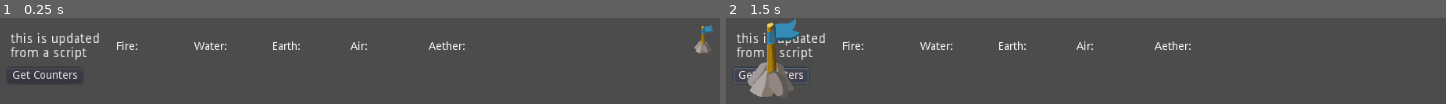
Above: before the commit, frames 1-2 (left to right).
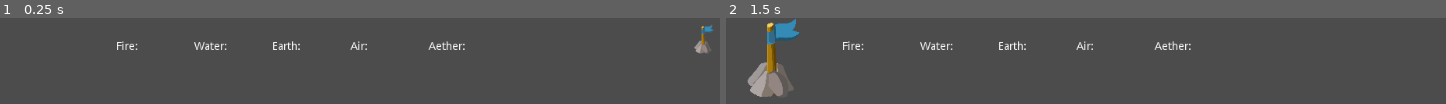
Above: after the commit, the same moments.

Repository: rDarge/CounterDefense
Game: Godot game, scene res://MainScene.tscn
Two runs of this game, one before a commit and one after it. Both use one fixed random seed, a clock stepped at 60 frames per second and the inputs below.
Inputs (mouse positions are in pixels of both pictures, inside the frame that each line leads up to):
- Up to frame 1 (0.25 s): no input
- Up to frame 2 (1.5 s): click (769, 75) at 0.5 s, where only the run before the commit has a clickable "Get Counters"; click (769, 75) at 1.25 s, where only the run before the commit has a clickable "Get Counters"

The runs differ from the first frame. In frame 1, 1.5% of the frame differs, in the area x 1-14%, y 17-71%; in frame 2, 1.3%.
Error before the commit: Invalid operands 'String' and 'int' in operator '+'. (res://MainScene.gd:103)
Error after the commit: Invalid operands 'String' and 'int' in operator '+'. (res://MainScene.gd:83)

Commit message:
cleaning up comments, removing extra window

Diff:
--- a/MainScene.gd
+++ b/MainScene.gd
@@ -1,7 +1,5 @@
 extends Node2D
-# Declare member variables here. Examples:
-# var a = 2
-# var b = "text"
+
 var client_id;
 var counters;
 var elapsedSinceUpdate = 0;
@@ -13,14 +11,10 @@
 signal aether(old_value, new_value)
 
 func updateText(old_value, new_value, label, prefix):
-	print("updating text!!")
-	print(label);
 	label.text = prefix + str(new_value)
 
 func updateCounters(result):
-	print("updating counters with ", result)
 	if(result.fire != counters.fire):
-		print("fire is updated")
 		var old = counters.fire
 		counters.fire = result.fire
 		emit_signal("fire", old, result.fire)
@@ -42,32 +36,22 @@
 		emit_signal("aether", old, result.aether)
 
 func _on_request_completed(result, response_code, headers, body):
-	print("about to parse response")
-	print(result)
-	print(response_code)
 	var json = JSON.parse(body.get_string_from_utf8())
 	client_id = json.result.clientId;
 	print(json.result)
 
 func _on_get_counters(result, response_code, headers, body, request):
-	print("about to parse counter response")
-	print(result)
-	print(response_code)
 	var json = JSON.parse(body.get_string_from_utf8())
-	#print(json.result.fire)
 	if("result" in json.result && "fire" in json.result.result):
-		print("fire is in json.result")
 		updateCounters(json.result.result)
 	request.queue_free()
 
 func getCounters():
-	print("getting counters")
 	var request = HTTPRequest.new();
 	$requests.add_child(request);
 	request.connect("request_completed", self, "_on_get_counters", [request])
 	var query = "{\"clientId\": \""+client_id+"\",\"command\": \"getCounters\"}";
 	var headers = ["Content-Type: application/json"]
-	print(query)
 	var result = request.request("http://127.0.0.1:3002/rpc", headers, false, HTTPClient.METHOD_POST, query);
 	if(result != OK):
 		print("not okay,")
@@ -76,10 +60,7 @@
 # Called when the node enters the scene tree for the first time.
 func _ready():
 	Input.set_mouse_mode(Input.MOUSE_MODE_CONFINED)
-	$CounterLabel.text = "this is updated from a script";
 
-	$HTTPRequest.connect("request_completed", self, "_on_request_completed")
-	$GetCountersButton.connect("pressed", self, "getCounters")
 	connect("fire", self, "updateText", [$fireLabel, "Fire: "])
 	connect("water", self, "updateText", [$waterLabel, "Water: "])
 	connect("earth", self, "updateText", [$earthLabel, "Earth: "])
@@ -94,14 +75,13 @@
 		"aether": 0
 	};
 
-
+	$HTTPRequest.connect("request_completed", self, "_on_request_completed")
 	var query = "{\"command\": \"register\"}";
 	var headers = ["Content-Type: application/json"]
 	var result = $HTTPRequest.request("http://127.0.0.1:3002/rpc", headers, false, HTTPClient.METHOD_POST, query);
-	#var result = $HTTPRequest.request("http://www.mocky.io/v2/5185415ba171ea3a00704eed")
 	if(result != OK):
 		print("not okay " +result);
-	pass # Replace with function body.
+	pass
 
 
 # Called every frame. 'delta' is the elapsed time since the previous frame.
@@ -115,15 +95,6 @@
 var tower_obj = load("res://Tower.tscn")
 var hbar = load("res://ui/object_info.tscn")
 var placed = false
-# Declare member variables here. Examples:
-# var a = 2
-# var b = "text"
-
-
-# Called every frame. 'delta' is the elapsed time since the previous frame.
-#func _process(delta):
-#	pass
-
 
 func _input(event):
 	if event is InputEventMouseButton:
--- a/MainScene.tscn
+++ b/MainScene.tscn
@@ -6,23 +6,7 @@
 [node name="Node2D" type="Node2D"]
 script = ExtResource( 1 )
 
-[node name="CounterLabel" type="RichTextLabel" parent="."]
-margin_left = 15.0
-margin_top = 19.0
-margin_right = 115.0
-margin_bottom = 119.0
-rect_rotation = -0.119109
-rect_scale = Vector2( 1.19998, 1.21209 )
-text = "Some Text Here"
-
 [node name="HTTPRequest" type="HTTPRequest" parent="."]
-
-[node name="GetCountersButton" type="Button" parent="."]
-margin_left = 11.0
-margin_top = 64.0
-margin_right = 107.0
-margin_bottom = 84.0
-text = "Get Counters"
 
 [node name="requests" type="Node" parent="."]
 
